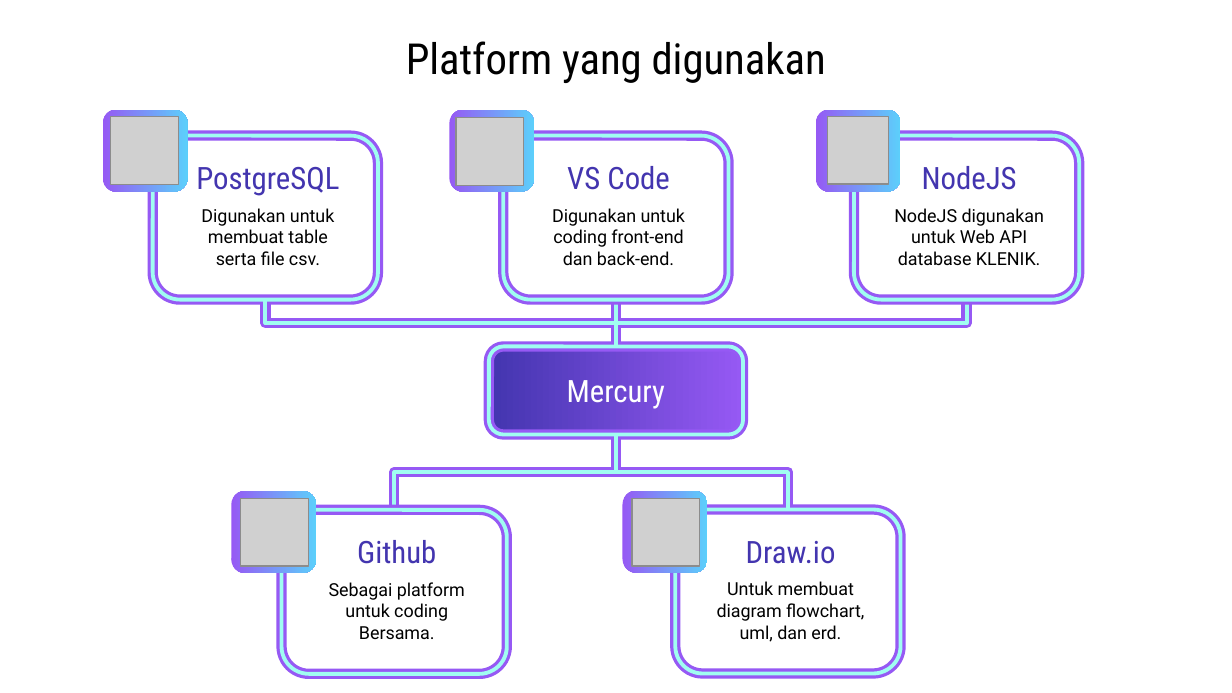
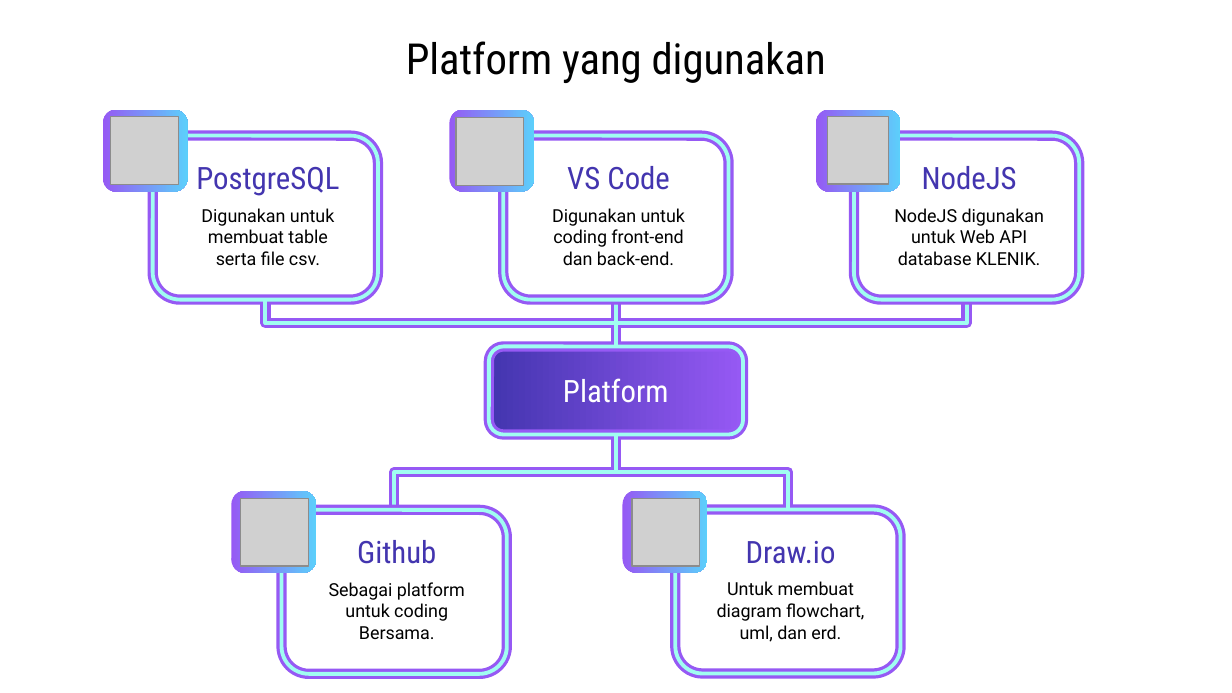
Before and after one commit to Gopalatius/KLENIK-Kepoin-Fakultas-Teknik-Universitas-Indonesia, a slide deck: slide 4 of ppt/KLENIK.pptx. Drawn at 1232x693 pixels with LibreOffice and Linux fonts; fonts in the diff are those of the drawing; grey boxes stand for pictures. Boxes give left, top, right and bottom in pixels: in the first picture for what was removed or moved away, otherwise in the second. Text is boxed around its words. In the diff, an @@ line names an element or a change of style, - is before the commit and + after.

Commit message:
Finish

```diff
--- a/ppt/KLENIK.pptx
+++ b/ppt/KLENIK.pptx
@@ text at (x1=563, y1=378, x2=669, y2=403): text changed @@
-Mercury
+Platform
```
